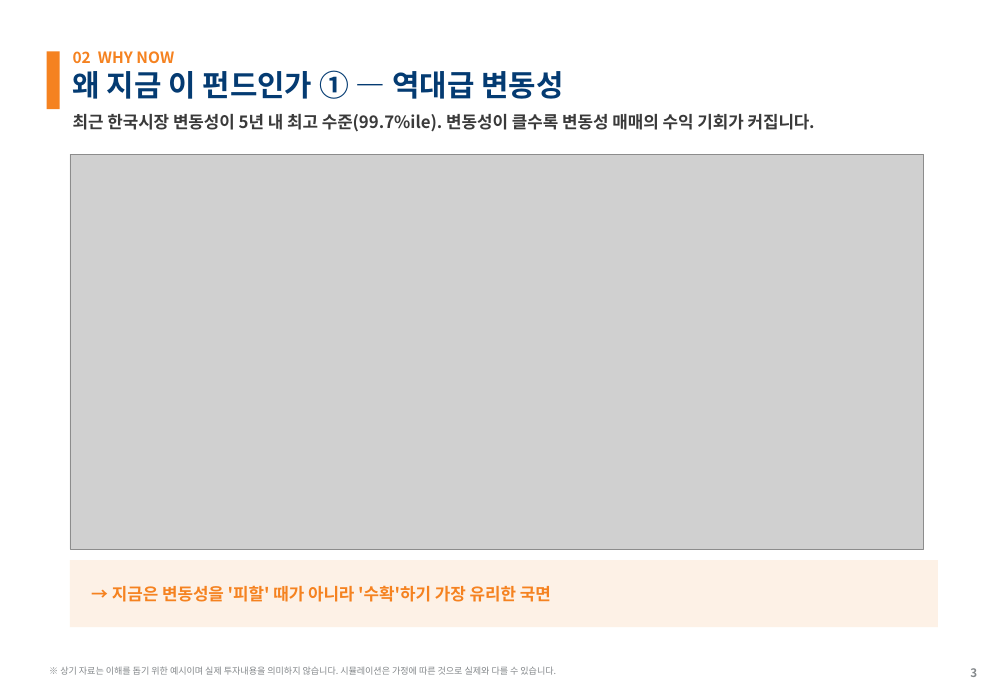
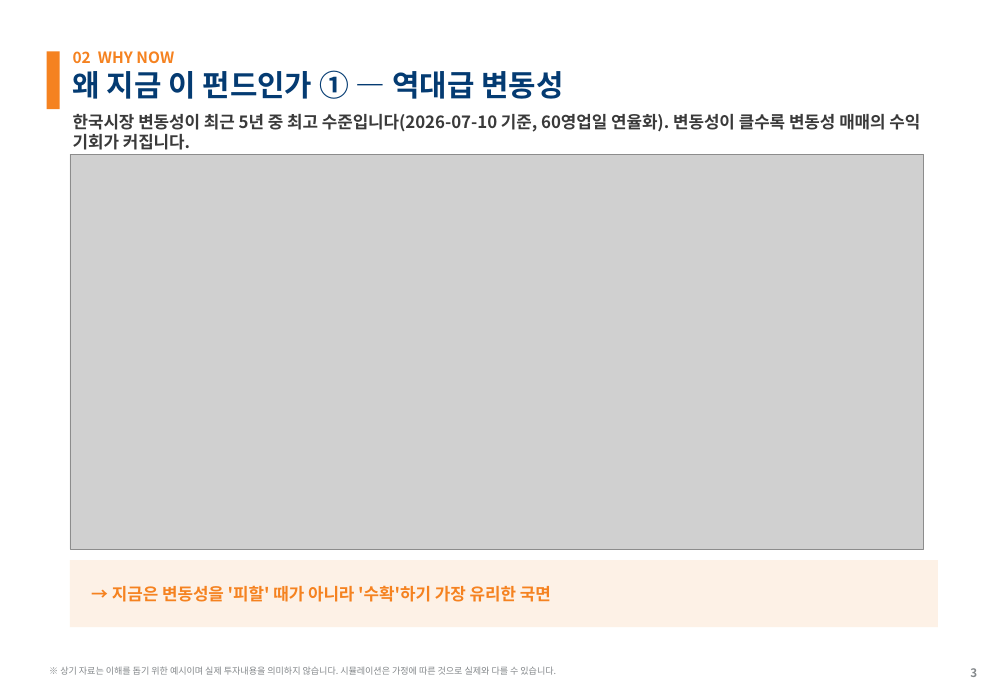
Before and after one commit to gamer383-bit/Volatility-Fund, a slide deck: slide 3 of 제안서/변동성하베스트펀드_KOSPI200_초안.pptx. Drawn at 1008x700 pixels with LibreOffice and Linux fonts; fonts in the diff are those of the drawing; grey boxes stand for pictures. Boxes give left, top, right and bottom in pixels: in the first picture for what was removed or moved away, otherwise in the second. Text is boxed around its words. In the diff, an @@ line names an element or a change of style, - is before the commit and + after.

```diff
--- a/제안서/변동성하베스트펀드_KOSPI200_초안.pptx
+++ b/제안서/변동성하베스트펀드_KOSPI200_초안.pptx
@@ text at (x1=73, y1=114, x2=920, y2=150): text changed @@
-최근 한국시장 변동성이 5년 내 최고 수준(99.7%ile). 변동성이 클수록 변동성 매매의 수익 기회가 커집니다.
+한국시장 변동성이 최근 5년 중 최고 수준입니다(2026-07-10 기준, 60영업일 연율화). 변동성이 클수록 변동성 매매의 수익 기회가 커집니다.
```
Also in this commit, not shown: 1 other file.
